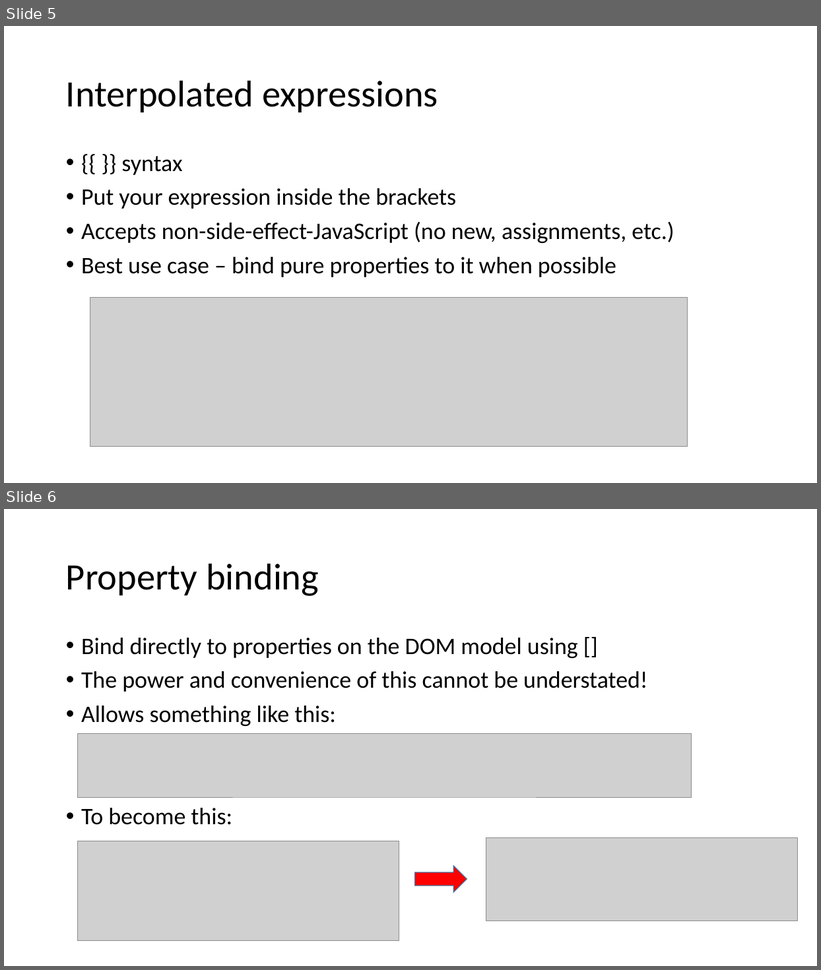
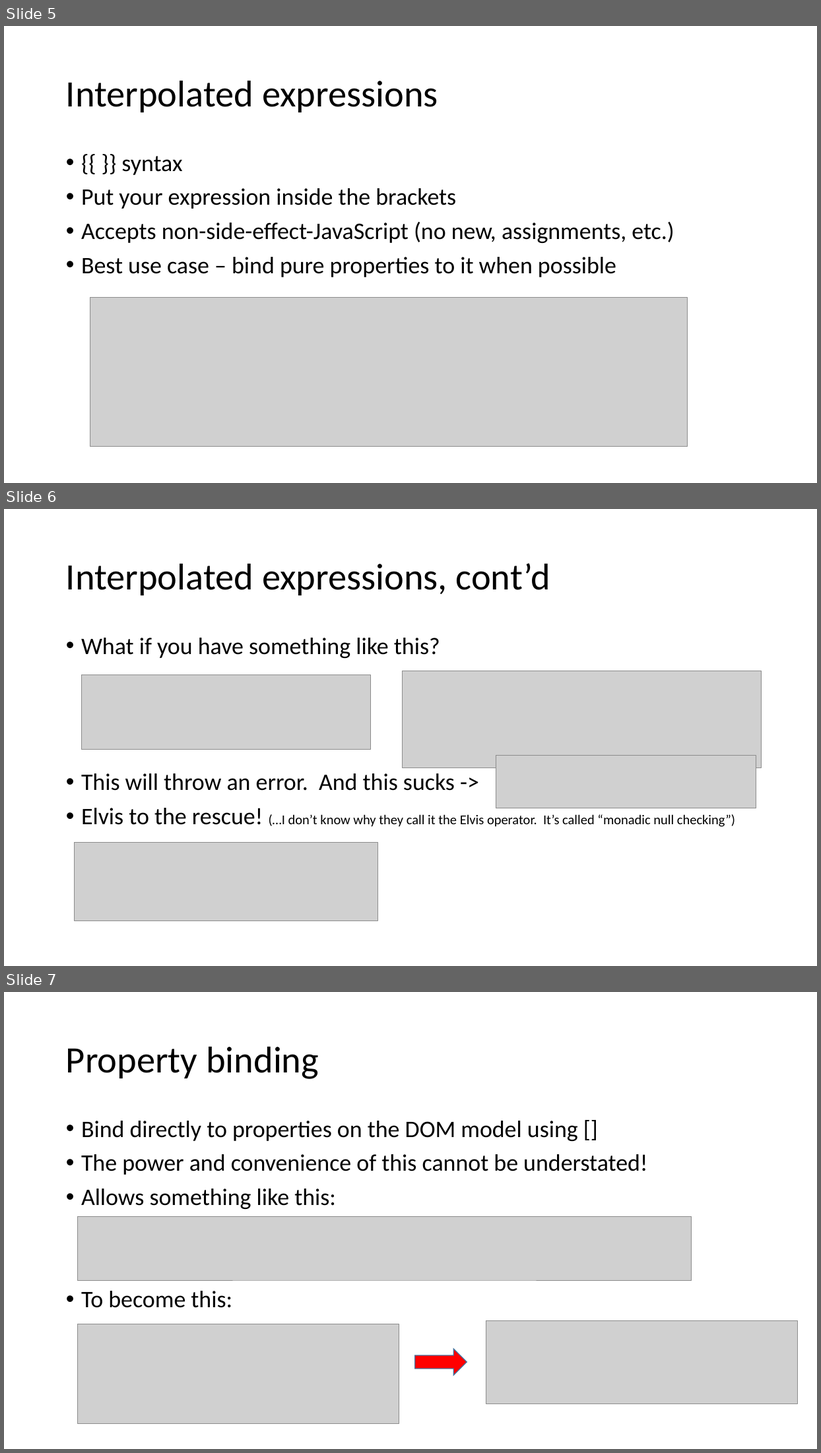
Before and after one commit to schneidenbach/Angular2-AspNetCore-TypeScript-Workshop, a slide deck: slides/3 - Components and Templating.pptx. Shown one above the other, each under a label of ours: slides 5 and 6 before the commit, slides 5, 6 and 7 after it. The pictures are 821x970 and 821x1453 pixels, drawn with LibreOffice and Linux fonts; fonts in the diff are those of the drawing; grey boxes stand for pictures. Boxes give left, top, right and bottom in pixels: in the first picture for what was removed or moved away, otherwise in the second. Text is boxed around its words. In the diff, an @@ line names an element or a change of style, - is before the commit and + after.

```diff
--- a/slides/3 - Components and Templating.pptx
+++ b/slides/3 - Components and Templating.pptx
@@ slide 6 added at <box>4,509,817,966</box>, background #FFFFFF @@
@@ title added at <box>66,563,550,595</box>, 44 pt, text #000000 @@
+Interpolated expressions, cont’d
@@ text added at <box>81,638,735,827</box>, 28 pt, text #000000 @@
+• What if you have something like this?
+• This will throw an error. And this sucks ->
+• Elvis to the rescue! (…I don’t know why they call it the Elvis operator. It’s called “monadic null checking”)
@@ picture added at <box>82,675,371,750</box> @@
@@ picture added at <box>403,671,762,768</box> @@
@@ picture added at <box>496,755,757,809</box> @@
@@ picture added at <box>75,843,378,921</box> @@
@@ what was slide 6 is now slide 7 @@
```
Also in this commit, not shown: 23 other files.
